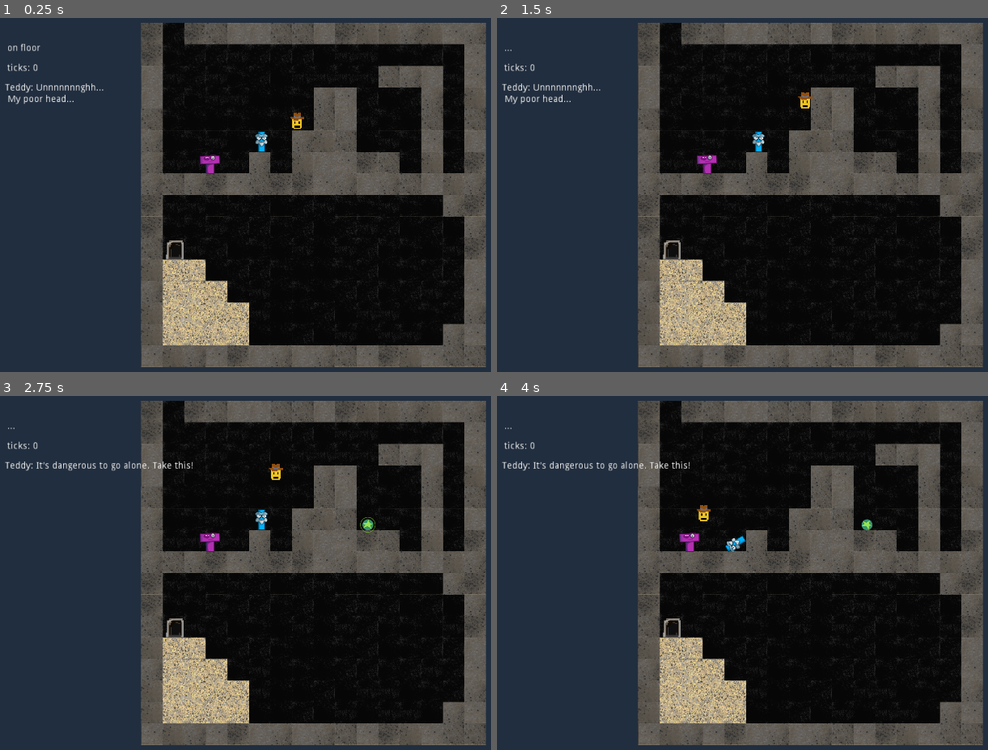
Above: before the commit, frames 1-4 (two rows, left to right).
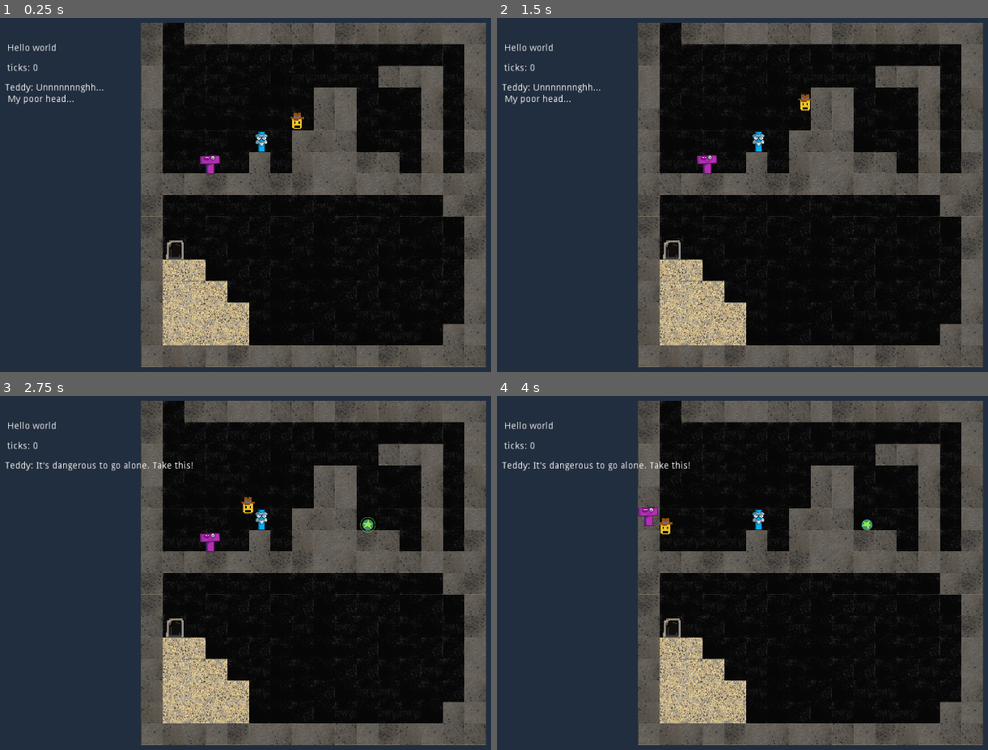
Above: after the commit, the same moments.

Repository: tangentstorm/ld48
Game: Godot game, scene res://scene.tscn
Same seed, same stepped clock (60 frames per second), same inputs: the game is played once before the commit and once after it.
Inputs:
- Up to frame 1 (0.25 s): no input
- Up to frame 2 (1.5 s): tap Enter at 0.5 s; hold Space 0.53-1.28 s; hold Right from 0.53 s (still down); tap E at 1.35 s
- Up to frame 3 (2.75 s): tap Space at 1.52, 1.55, 1.82 s; release Right at 2.03 s; hold Left from 2.03 s (still down); hold Space from 2.03 s (still down)
- Up to frame 4 (4 s): keep holding Left; release Space at 2.78 s; tap E at 2.85 s; tap Space at 3.02, 3.05, 3.32 s; hold Space from 3.53 s (still down)

The runs differ from the first frame. In frame 1, 0.1% of the frame differs, in the area x 1-12%, y 7-10%; in frame 2, 0.2%; in frame 3, 0.3%; in frame 4, 0.8%, in the area x 1-55%, y 7-45%.

Commit message:
ernie: allow 'coyote time' jumps

Diff:
--- a/game/ernie.gd
+++ b/game/ernie.gd
@@ -1,11 +1,11 @@
 extends KinematicBody2D
 
 
-# Declare member variables here. Examples:
+var was_on_floor: bool = false
 var dxy : Vector2 = Vector2(0,0)
 const G : Vector2 = Vector2(0,98)
-const SPEED = 100
-const JUMP  = G * -16
+const SPEED = 150
+const JUMP  = G * -8
 const GROUND_FRICTION = Vector2(0.8,1)
 const AIR_FRICTION = Vector2(0.9,1)
 
@@ -22,22 +22,21 @@
 	var goR = (Input.is_key_pressed(KEY_RIGHT) or Input.is_key_pressed(KEY_D)
 		or Input.is_key_pressed(KEY_E))
 
-
-	$"/root/scene/debug".text = "..."
 	if is_on_floor() or is_on_wall():
 		if is_on_wall(): dxy.x = 0
 		if goL: dxy += Vector2.LEFT * SPEED
 		if goR: dxy += Vector2.RIGHT * SPEED
-		if is_on_floor():
-			$"/root/scene/debug".text = "on floor"
-			dxy *= GROUND_FRICTION
-			if Input.is_key_pressed(KEY_SPACE): dxy += JUMP
-	else:
+	if is_on_floor():
+		dxy *= GROUND_FRICTION
+	if is_on_floor() or was_on_floor: # "coyote time" jumps
+		if Input.is_key_pressed(KEY_SPACE): dxy += JUMP
+	if not is_on_floor():
 		dxy *= AIR_FRICTION
 		# allow small amount of steering in the air
 		if goL: dxy += Vector2.LEFT * SPEED/3
 		if goR: dxy += Vector2.RIGHT * SPEED/3
 
-
 	if Input.is_key_pressed(KEY_ESCAPE):
 		get_tree().reload_current_scene()
+
+	was_on_floor = is_on_floor()
